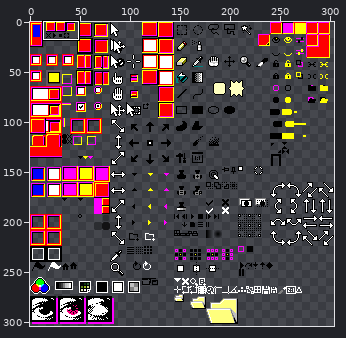
Two versions of one sprite sheet, Aseprite 95/template/sheet.png. Above: a wide view before the commit, with the close-up outlined.
Close-up. First the earlier version:
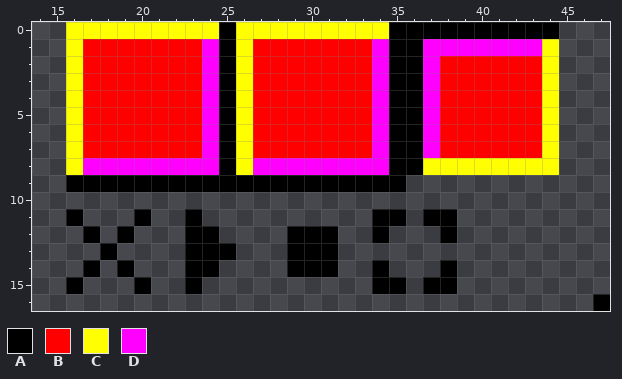
The file is 304x304 pixels. Pixels under 10% opacity are left out. Colours within 5 levels of each other are drawn and written as one. Shown: x 14..47, y 0..16. The commit also changed other parts of the picture, which this record leaves out.
Palette (. is transparent): A #000000  B #ff0000  C #ffff00  D #ff00ff
Pixels before, first column x 16:
 0 CCCCCCCCCACCCCCCCCCAAAAAAAAAA...
 1 CBBBBBBBDACBBBBBBBDAADDDDDDDC...
 2 CBBBBBBBDACBBBBBBBDAADBBBBBBC...
 3 CBBBBBBBDACBBBBBBBDAADBBBBBBC...
 4 CBBBBBBBDACBBBBBBBDAADBBBBBBC...
 5 CBBBBBBBDACBBBBBBBDAADBBBBBBC...
 6 CBBBBBBBDACBBBBBBBDAADBBBBBBC...
 7 CBBBBBBBDACBBBBBBBDAADBBBBBBC...
 8 CDDDDDDDDACDDDDDDDDAACCCCCCCC...
 9 AAAAAAAAAAAAAAAAAAAA............
10 ................................
11 A...A..A..........AA.AA.........
12 .A.A...AA....AAA..A...A.........
13 ..A....AAA...AAA................
14 .A.A...AA....AAA..A...A.........
15 A...A..A..........AA.AA.........
16 ...............................A
And afterwards:
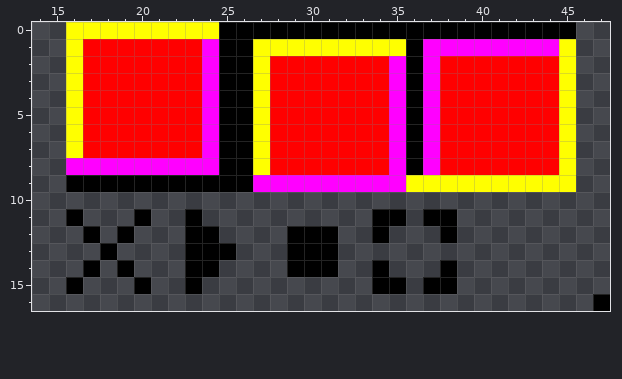
Difference:
y 0: x 26..34 CCCCCCCCC -> AAAAAAAAA; x 45 . -> A
y 1: x 26..35 CBBBBBBBDA -> ACCCCCCCCC; x 44..45 C. -> DC
y 2..7: x 26..27 CB -> AC; x 34..35 DA -> BD; x 44..45 C. -> BC
y 8: x 16 C -> D; x 26..35 CDDDDDDDDA -> ACBBBBBBBD; x 37..45 CCCCCCCC. -> DBBBBBBBC
y 9: x 27..45 AAAAAAAAA.......... -> DDDDDDDDDCCCCCCCCCC
Changed places in both close-ups, as pixel boxes (x1, y1, x2, y2):
changed: (236, 22, 576, 192)
changed: (66, 158, 83, 175)
